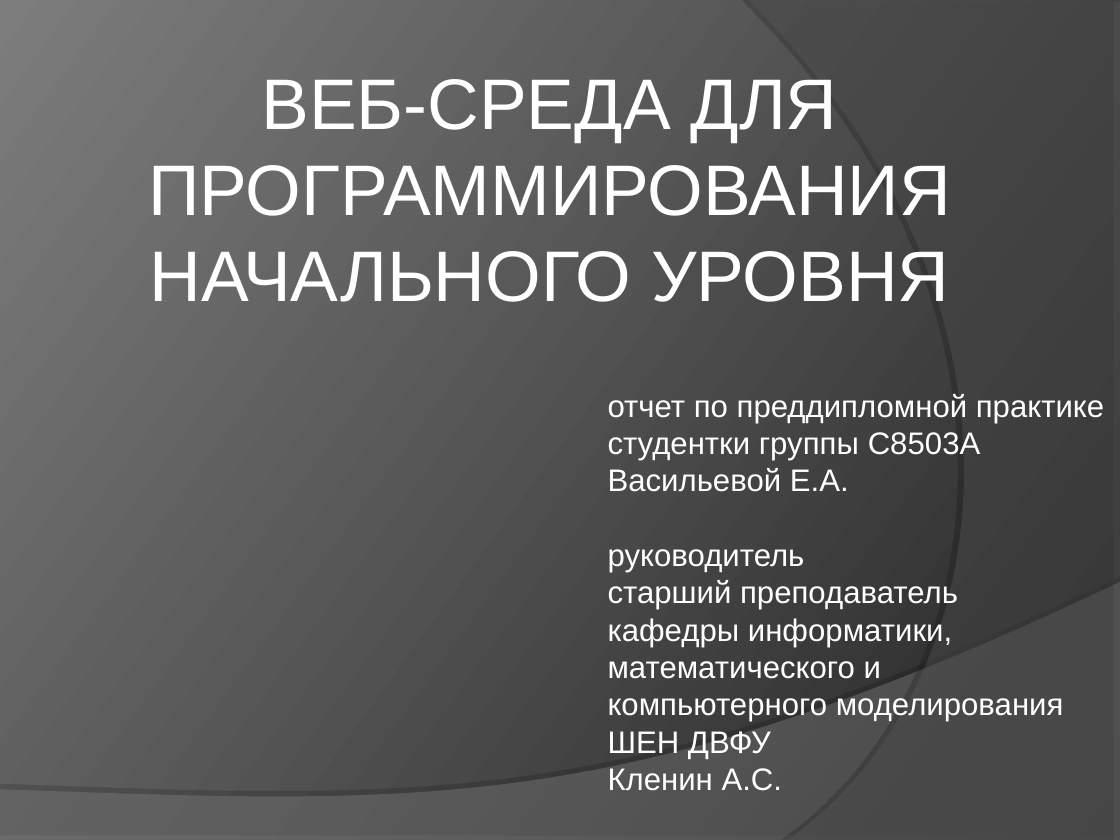
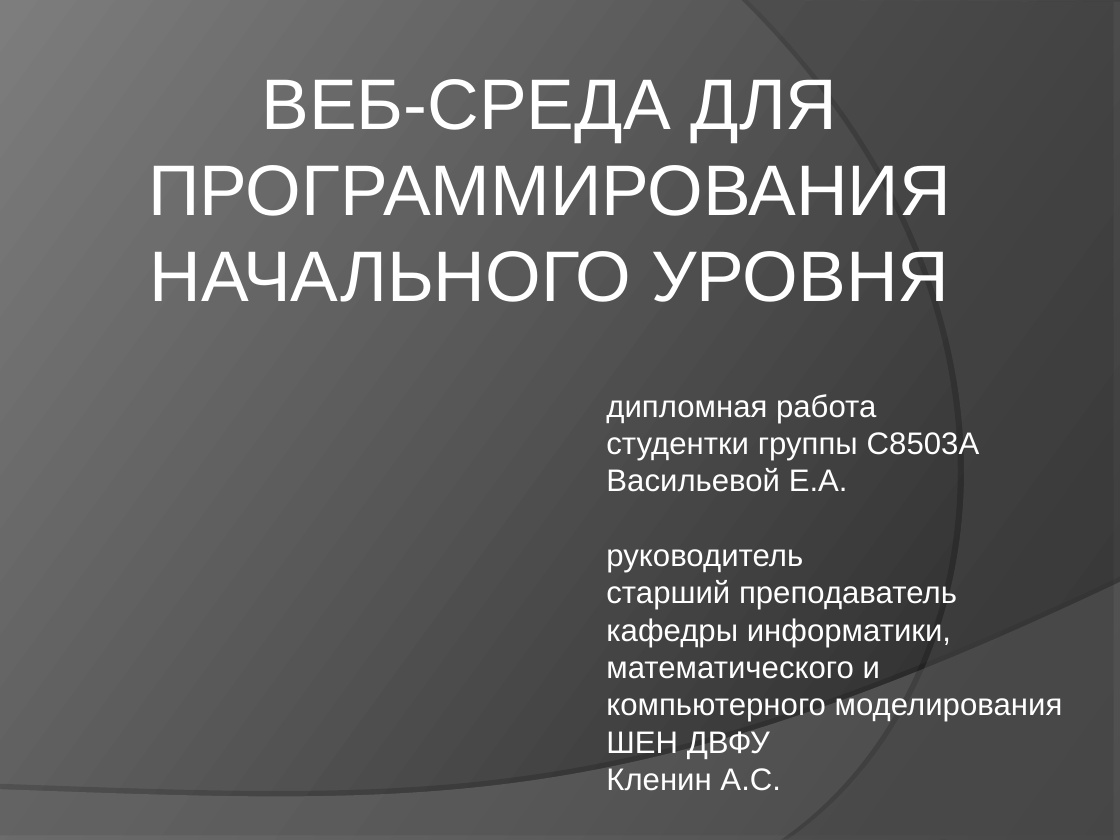
Before and after one commit to elvslv/DiplomaReport, a slide deck: slide 1 of C8503A_Vasilyeva_presentation.ppt. Drawn at 1120x840 pixels with LibreOffice and Linux fonts; fonts in the diff are those of the drawing. Boxes give left, top, right and bottom in pixels: in the first picture for what was removed or moved away, otherwise in the second. Text is boxed around its words. In the diff, an @@ line names an element or a change of style, - is before the commit and + after.

```diff
--- a/C8503A_Vasilyeva_presentation.ppt
+++ b/C8503A_Vasilyeva_presentation.ppt
@@ text at [606,394,876,423]: text changed @@
-отчет по преддипломной практике
+дипломная работа
```
Also in this commit, not shown: 6 other slides changed, 13 slides added, 5 slides removed, 1 other file.
